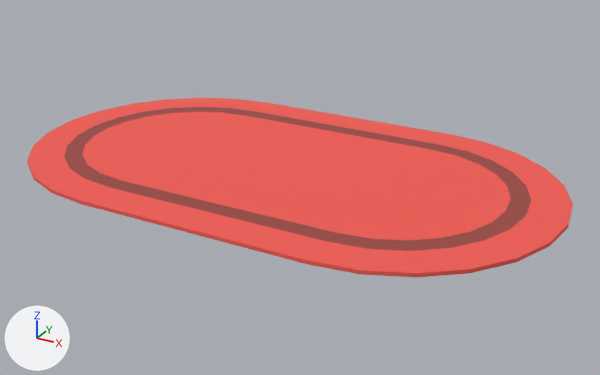
Renders of the glTF model public/models/items/rugRounded.glb from each side of a commit.
Rendered twice from a camera (50 mm lens) standing at (2.01, -3.48, 1.64) and looking at (0.1, 0.0, -0.1). Arrows for +X, +Y and +Z are at lower left; the lights stay in place. Where no turn or scale is listed for an object, it has been applied to the vertices. Vertices at the same position are counted once.

Script lines for the objects in view, before the commit:
```python
me_rugrounded_2 = bpy.data.meshes.new('rugRounded_2')
me_rugrounded_2.from_pydata(...)  # 104 vertices, 204 faces; spans x -1.46..1.46, y -0.85..0.85, z -0.01..0.01
# faces by material slot: [52, 152]
me_rugrounded_2.materials.append(mat_carpetdarker_003)  # red #9b4b45
me_rugrounded_2.materials.append(mat_carpet_016)  # red #f15d55
ob_rugrounded = bpy.data.objects.new('rugRounded', me_rugrounded_2)
ob_rugrounded.location = (0.0, 0.0, 0.0)
```
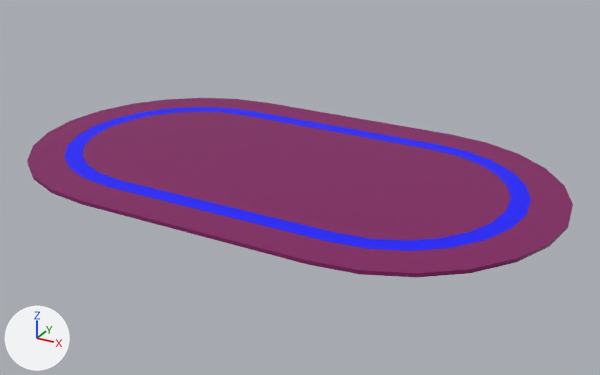
Location of each change, (x1, y1, x2, y2) in pixels of the pictures (600 x 375 px):
part 1 of me_rugrounded_2, recoloured
    both: (64, 107, 531, 251)
part 2 of me_rugrounded_2, recoloured (red to purple)
    both: (27, 98, 573, 277)

What the commit changed:
Material 'lambert7.001' (mat_lambert7_001) is new.
Its base color is (0.222, 0.0086, 0.12) (purple #821761).
Its roughness is 0.6.
Material 'lambert8' (mat_lambert8) is new.
Its base color is (0.0, 0.0, 1.0) (blue #0000ff).
Its roughness is 0.6.
me_rugrounded_2 has 104 vertices, 204 faces and spans x -1.46..1.46, y -0.85..0.85, z -0.01..0.01.
me_rugrounded_2 is used by ob_rugrounded; location (0.0, 0.0, 0.0).
me_rugrounded_2 part 1: all 52 faces that had it switch from mat_carpetdarker_003 (red #9b4b45) to mat_lambert8 (blue #0000ff).
me_rugrounded_2 part 2: all 152 faces that had it switch from mat_carpet_016 (red #f15d55) to mat_lambert7_001 (purple #821761).
